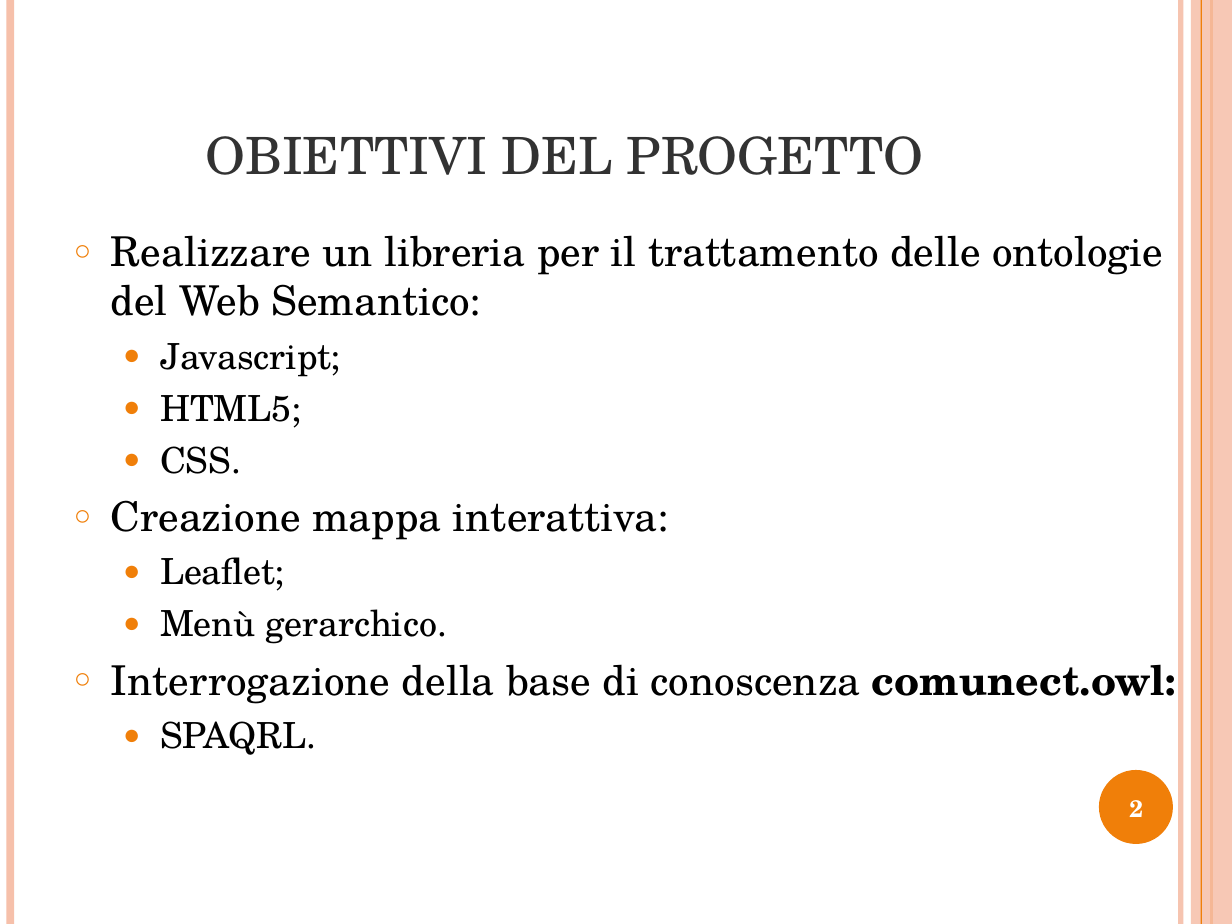
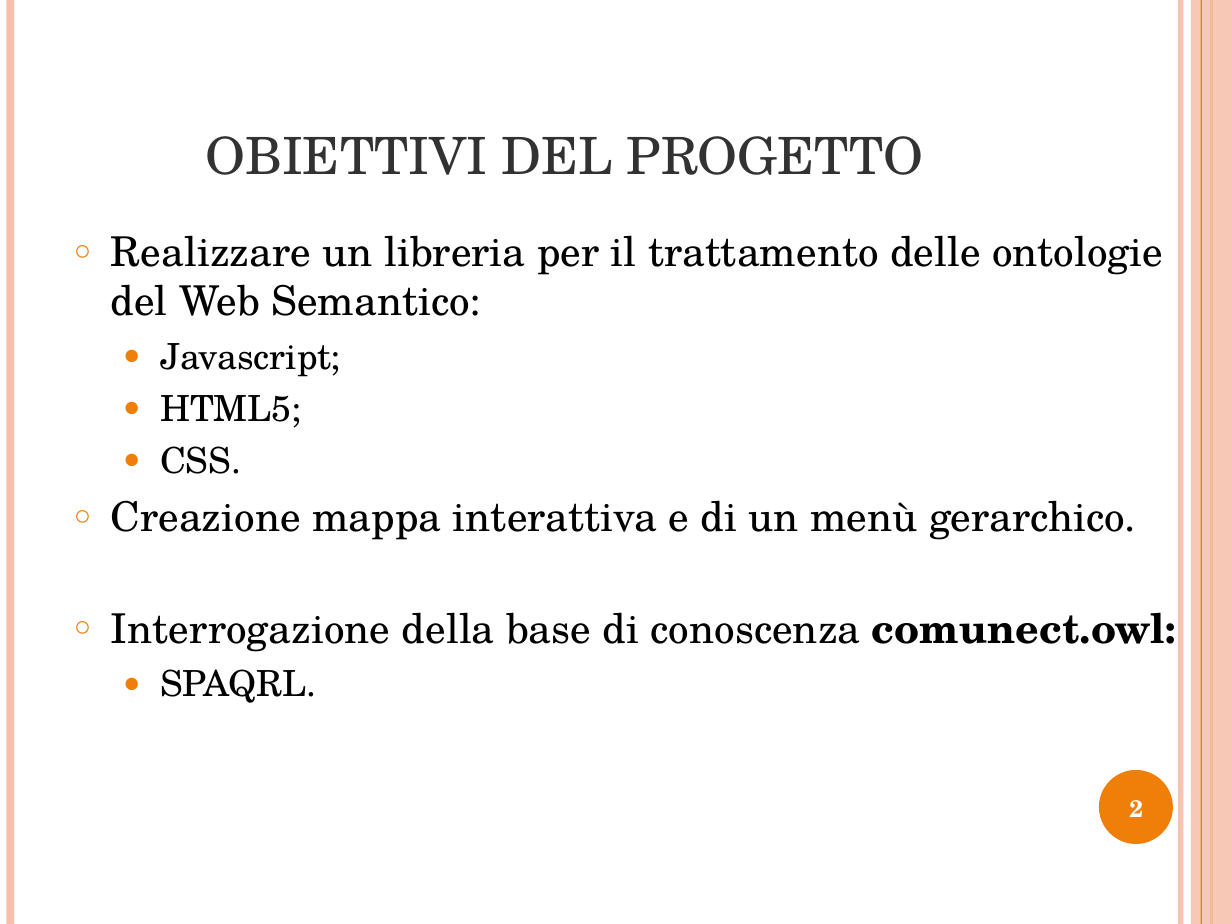
Before and after one commit to opendatahacklab/cityservices, a slide deck: slide 2 of thesis/Presentazione_Tesi.odp. Drawn at 1232x924 pixels with LibreOffice and Linux fonts; fonts in the diff are those of the drawing. Boxes give left, top, right and bottom in pixels: in the first picture for what was removed or moved away, otherwise in the second. Text is boxed around its words. In the diff, an @@ line names an element or a change of style, - is before the commit and + after.

```diff
--- a/thesis/Presentazione_Tesi.odp
+++ b/thesis/Presentazione_Tesi.odp
@@ text at (x1=111, y1=500, x2=1136, y2=540): text changed @@
-○ Creazione mappa interattiva:
-  ● Leaflet;
-  ● Menù gerarchico.
+○ Creazione mappa interattiva e di un menù gerarchico.
```
Also in this commit, not shown: 3 other slides changed, 2 slides added, 1 slide removed, 1 other file.
